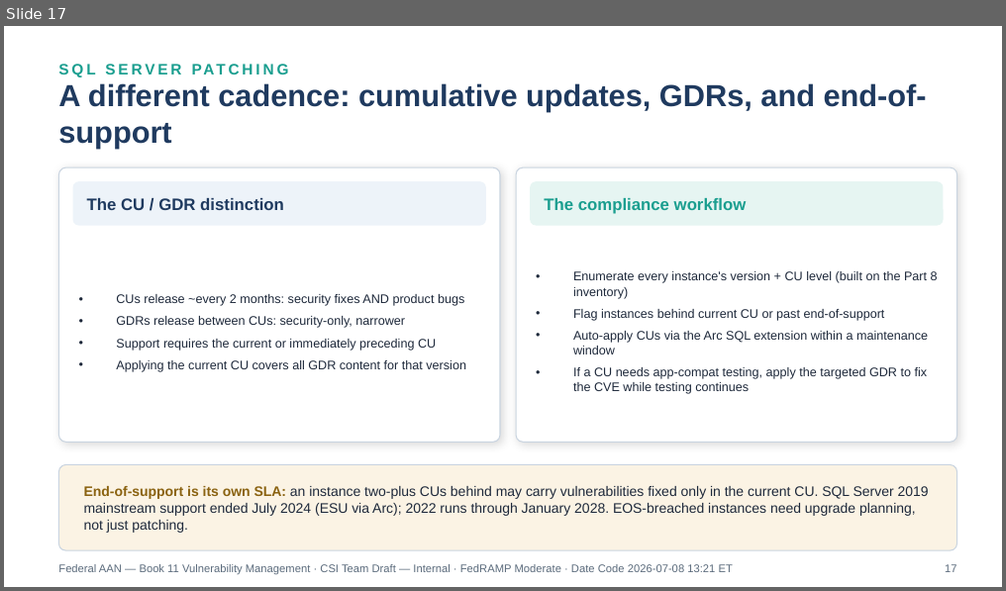
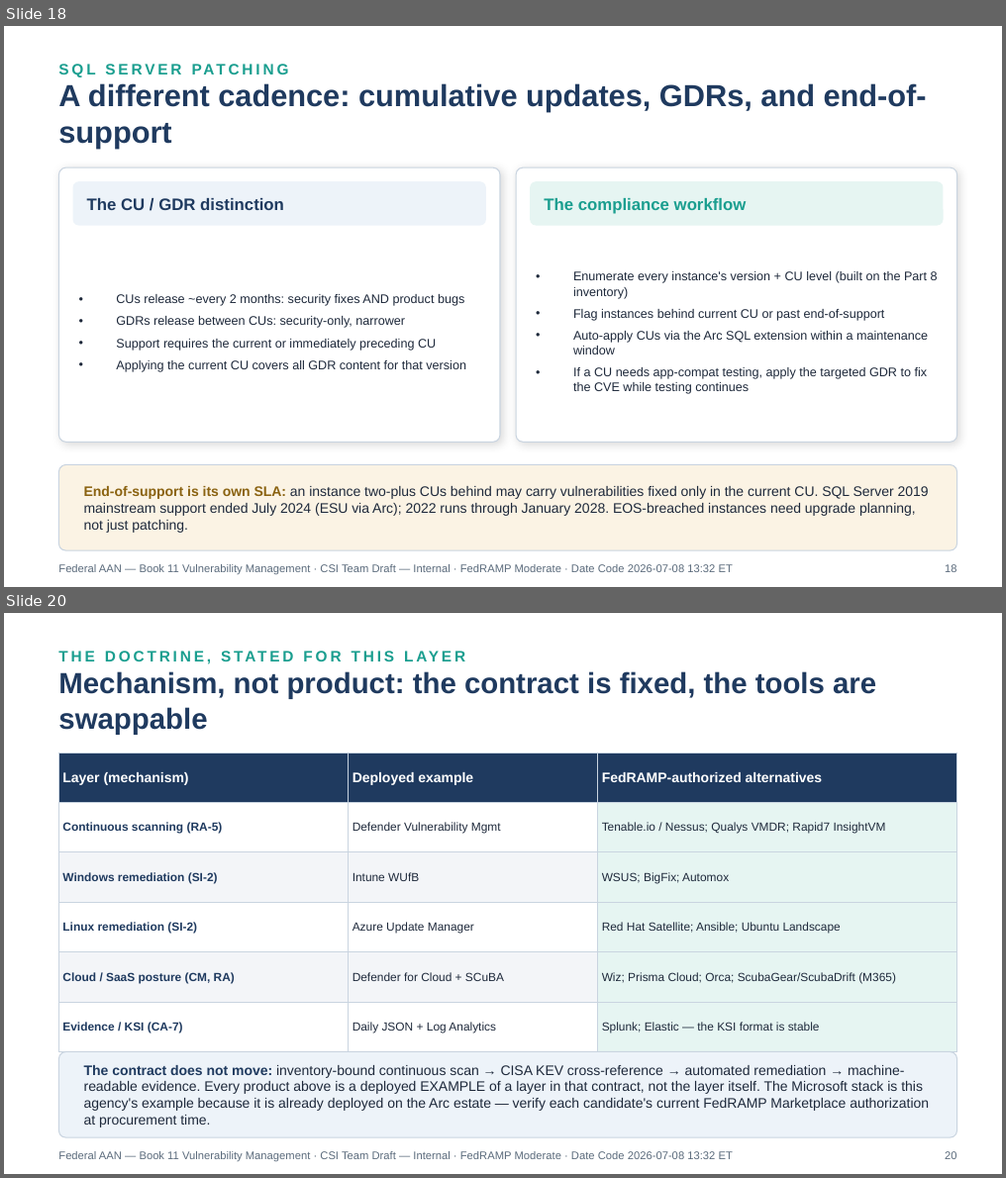
Before and after one commit to WhalerMike/uiao, a slide deck: inbox/Application Aware Networking/Book_11_FedAAN_Vulnerability_Management.pptx. Shown one above the other, each under a label of ours: slide 17 before the commit, slides 18 and 20 after it; the slides between them are not shown. The pictures are 1006x591 and 1006x1178 pixels, drawn with LibreOffice and Linux fonts; fonts in the diff are those of the drawing. Boxes give left, top, right and bottom in pixels: in the first picture for what was removed or moved away, otherwise in the second. Text is boxed around its words. In the diff, an @@ line names an element or a change of style, - is before the commit and + after.

```diff
--- a/inbox/Application Aware Networking/Book_11_FedAAN_Vulnerability_Management.pptx
+++ b/inbox/Application Aware Networking/Book_11_FedAAN_Vulnerability_Management.pptx
@@ slide 20 added at (4, 613, 1002, 1174), background #FFFFFF @@
@@ text added at (58, 641, 957, 670), 11 pt, text #1A9E8F, bold @@
+THE DOCTRINE, STATED FOR THIS LAYER
@@ text added at (58, 671, 876, 734), 21 pt, text #1F3A5F, bold @@
+Mechanism, not product: the contract is fixed, the tools are swappable
@@ table added at (58, 753, 957, 1038), 6 rows, 3 columns @@
+Layer (mechanism) | Deployed example | FedRAMP-authorized alternatives
+Continuous scanning (RA-5) | Defender Vulnerability Mgmt | Tenable.io / Nessus; Qualys VMDR; Rapid7 InsightVM
+Windows remediation (SI-2) | Intune WUfB | WSUS; BigFix; Automox
+Linux remediation (SI-2) | Azure Update Manager | Red Hat Satellite; Ansible; Ubuntu Landscape
+Cloud / SaaS posture (CM, RA) | Defender for Cloud + SCuBA | Wiz; Prisma Cloud; Orca; ScubaGear/ScubaDrift (M365)
+Evidence / KSI (CA-7) | Daily JSON + Log Analytics | Splunk; Elastic — the KSI format is stable
@@ rounded rectangle added at (58, 1053, 957, 1138), fill #EDF3F9, outline #C9D4E0 0.75 pt @@
@@ text added at (84, 1065, 929, 1128), 10 pt, text #1E293B @@
+The contract does not move: inventory-bound continuous scan → CISA KEV cross-reference → automated remediation → machine-readable evidence. Every product above is a deployed EXAMPLE of a layer in that contract, not the layer itself. The Microsoft stack is this agency's example because it is already deployed on the Arc estate — verify each candidate's current FedRAMP Marketplace authorization at procurement time.
@@ text added at (58, 1152, 733, 1162), 8 pt, text #5B6B7C @@
+Federal AAN — Book 11 Vulnerability Management · CSI Team Draft — Internal · FedRAMP Moderate · Date Code 2026-07-08 13:32 ET
@@ text added at (944, 1152, 956, 1159), 8 pt, text #5B6B7C @@
+20
@@ what was slide 17 is now slide 18 @@
@@ slide 18 changed as well @@
@@ text at (58, 565, 733, 575): text changed @@
-Federal AAN — Book 11 Vulnerability Management · CSI Team Draft — Internal · FedRAMP Moderate · Date Code 2026-07-08 13:21 ET
+Federal AAN — Book 11 Vulnerability Management · CSI Team Draft — Internal · FedRAMP Moderate · Date Code 2026-07-08 13:32 ET
@@ text at (944, 565, 956, 572): text changed @@
-17
+18
```
Also in this commit, not shown: 21 other slides changed, 2 other slides added, 7 other files.
